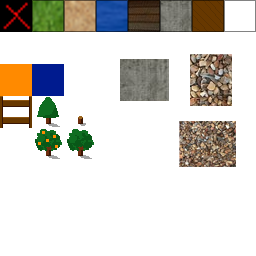
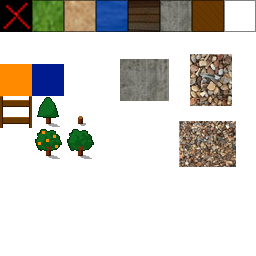
Layers edited between the first and the second 256 x 256 image:
painted on "base" over [35, 97, 94, 151]
